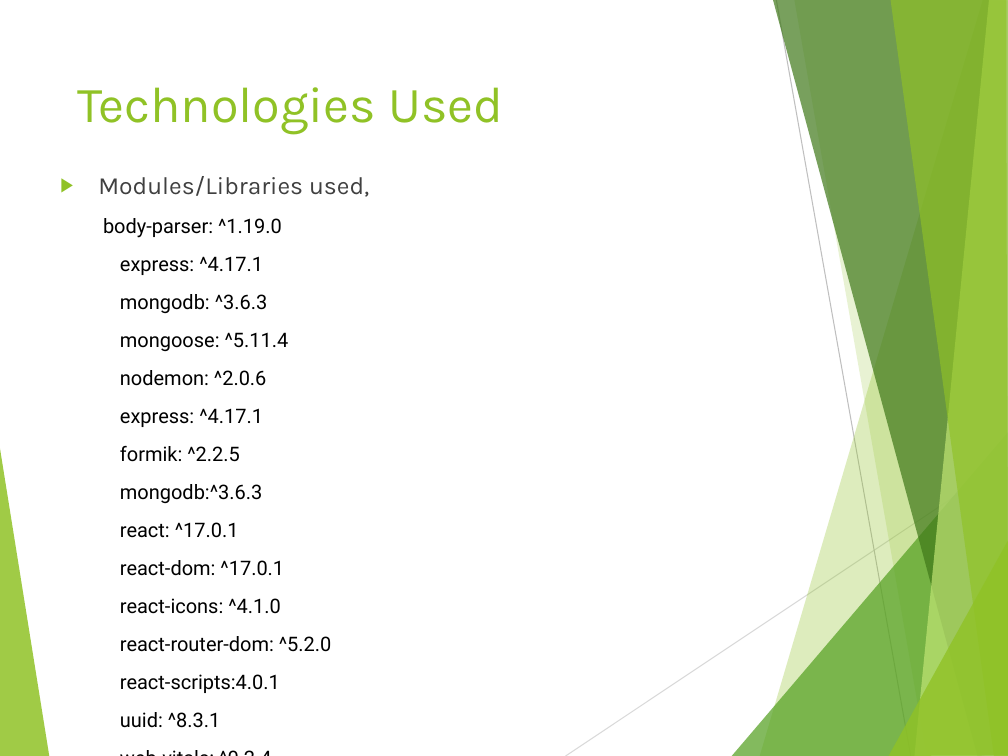
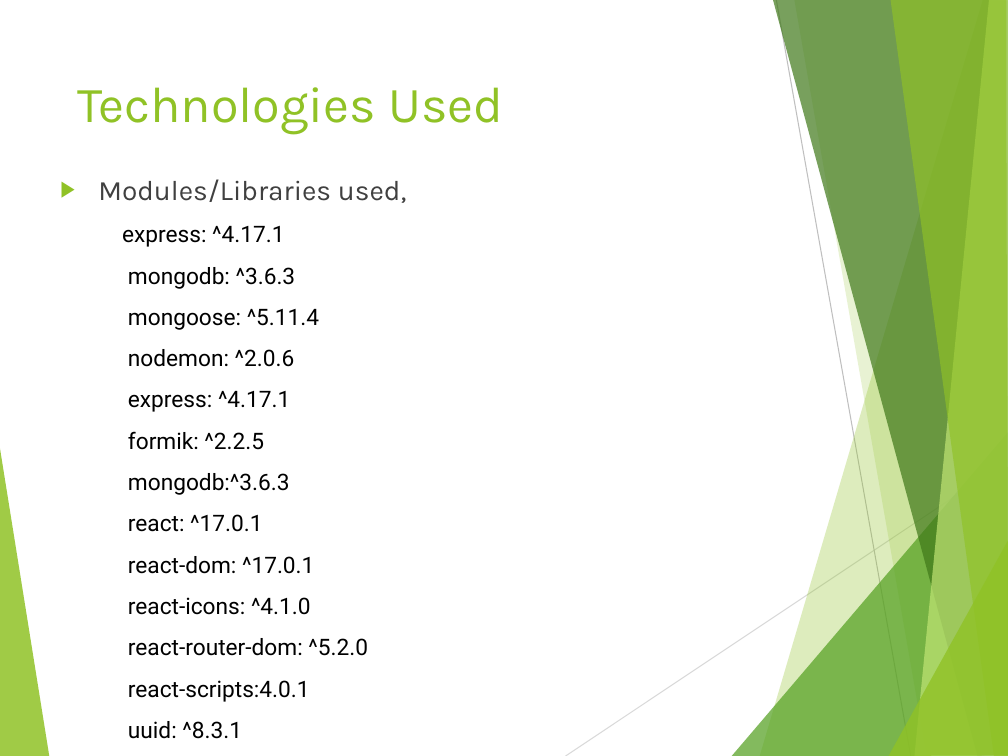
Before and after one commit to Sujith402/Assignment3-Web-Tech, a slide deck: slide 3 of UE19CS204_WT_Project_Report.pptx. Drawn at 1008x756 pixels with LibreOffice and Linux fonts; fonts in the diff are those of the drawing. Boxes give left, top, right and bottom in pixels: in the first picture for what was removed or moved away, otherwise in the second. Text is boxed around its words. In the diff, an @@ line names an element or a change of style, - is before the commit and + after.

Commit message:
Final Commit

```diff
--- a/UE19CS204_WT_Project_Report.pptx
+++ b/UE19CS204_WT_Project_Report.pptx
@@ text "Modules/Libraries used," at (98,179,407,739): size 17.6 to 20 pt in "Modules/Libraries used,"; size 14.3 to 16.2 pt; list level 1 to 2 in "express: ^4.17.1" @@
@@ text at (103,218,282,238): paragraph removed @@
-body-parser: ^1.19.0
```
